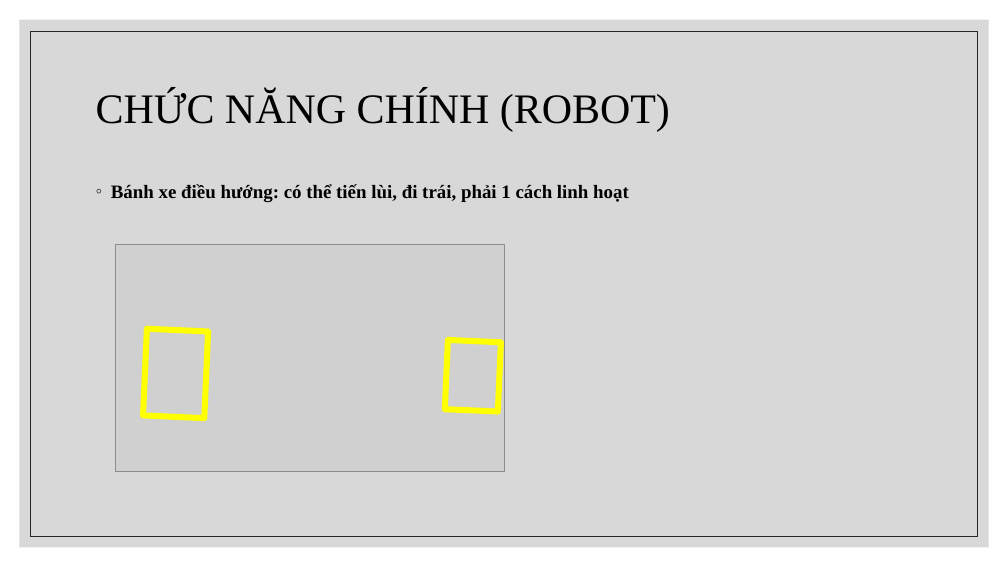
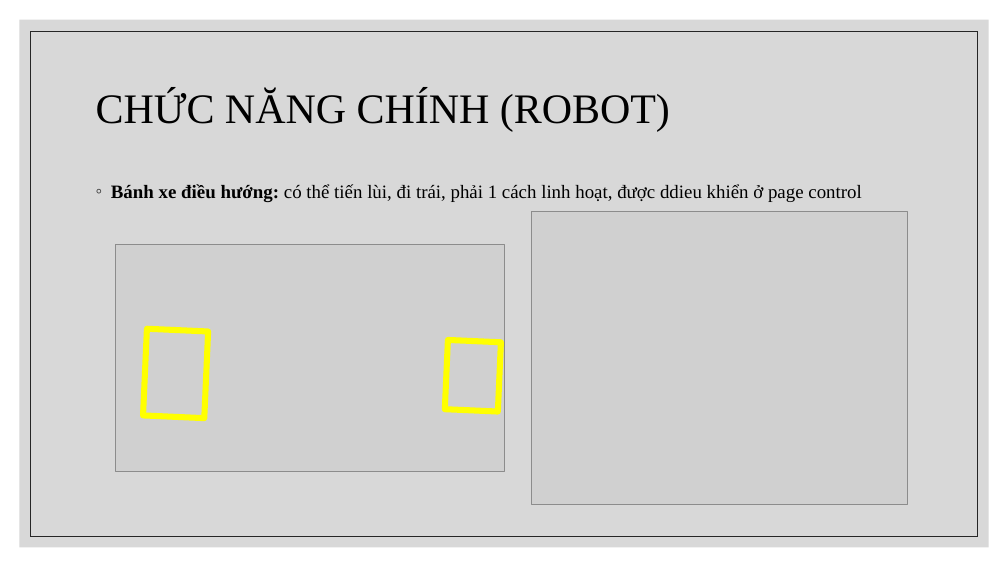
Before and after one commit to chet7h/restart_computer, a slide deck: slide 14 of Restart Computer.pptx (slide 13 before the commit). Drawn at 1008x567 pixels with LibreOffice and Linux fonts; fonts in the diff are those of the drawing; grey boxes stand for pictures. Boxes give left, top, right and bottom in pixels: in the first picture for what was removed or moved away, otherwise in the second. Text is boxed around its words. In the diff, an @@ line names an element or a change of style, - is before the commit and + after.

```diff
--- a/Restart Computer.pptx
+++ b/Restart Computer.pptx
@@ text at box(111, 184, 861, 202): text changed; bold off @@
-◦ Bánh xe điều hướng: có thể tiến lùi, đi trái, phải 1 cách linh hoạt
+◦ Bánh xe điều hướng: có thể tiến lùi, đi trái, phải 1 cách linh hoạt, được ddieu khiển ở page control
@@ picture added at box(532, 212, 907, 504) @@
```
Also in this commit, not shown: 8 other slides changed, 2 slides added.
